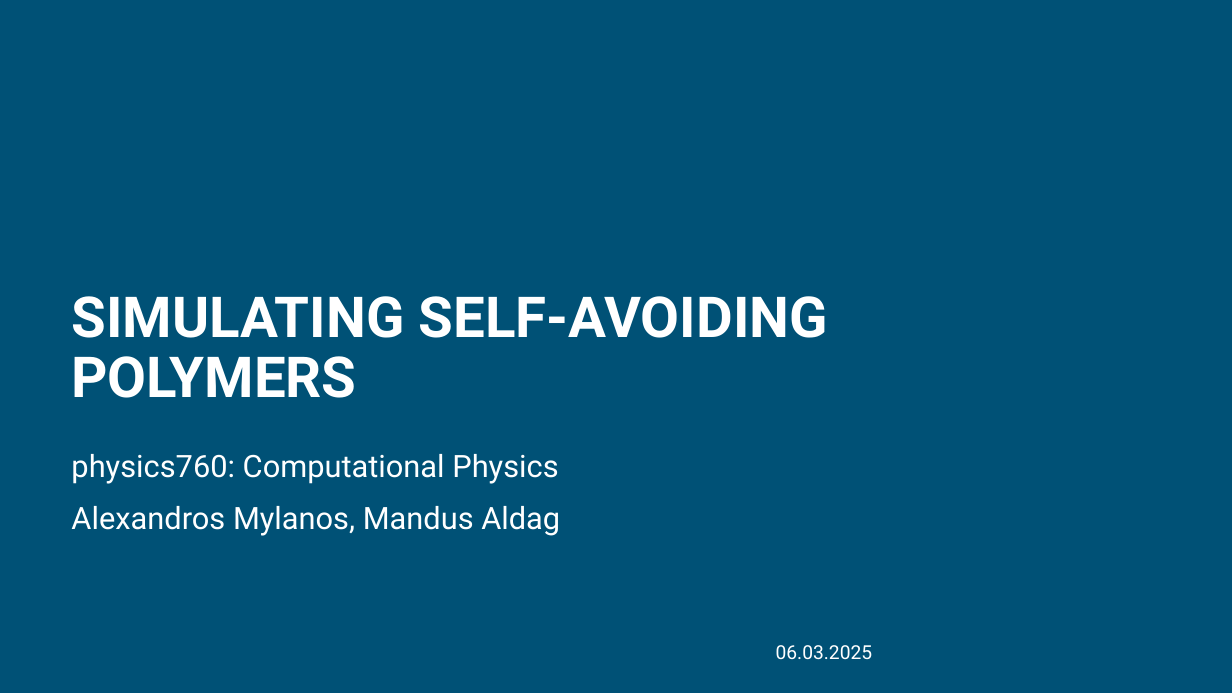
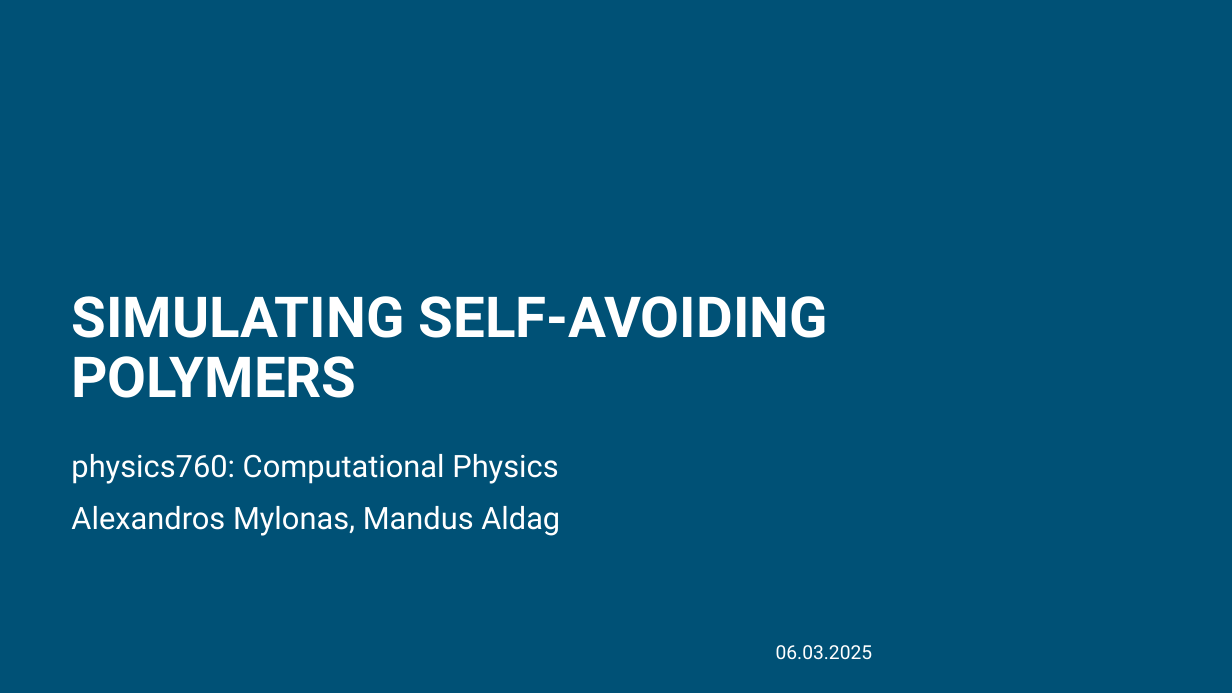
Before and after one commit to mandus24/ComputationalPhysics, a slide deck: slide 1 of polymer/polymer_powerpoint.pptx. Drawn at 1232x693 pixels with LibreOffice and Linux fonts; fonts in the diff are those of the drawing; background and template pictures are left out. Boxes give left, top, right and bottom in pixels: in the first picture for what was removed or moved away, otherwise in the second. Text is boxed around its words. In the diff, an @@ line names an element or a change of style, - is before the commit and + after.

```diff
--- a/polymer/polymer_powerpoint.pptx
+++ b/polymer/polymer_powerpoint.pptx
@@ subtitle at <box>71,506,560,536</box>: text changed @@
-Alexandros Mylanos, Mandus Aldag
+Alexandros Mylonas, Mandus Aldag
```
Also in this commit, not shown: 4 other slides changed, 7 slides added.
